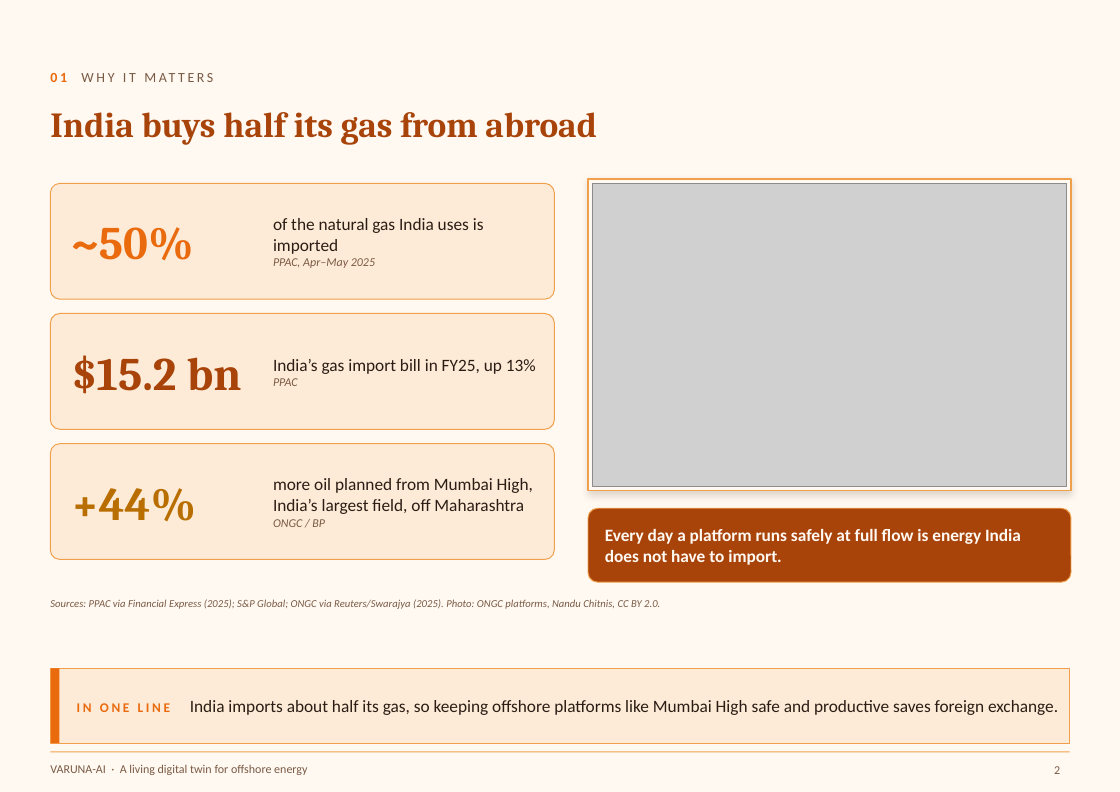
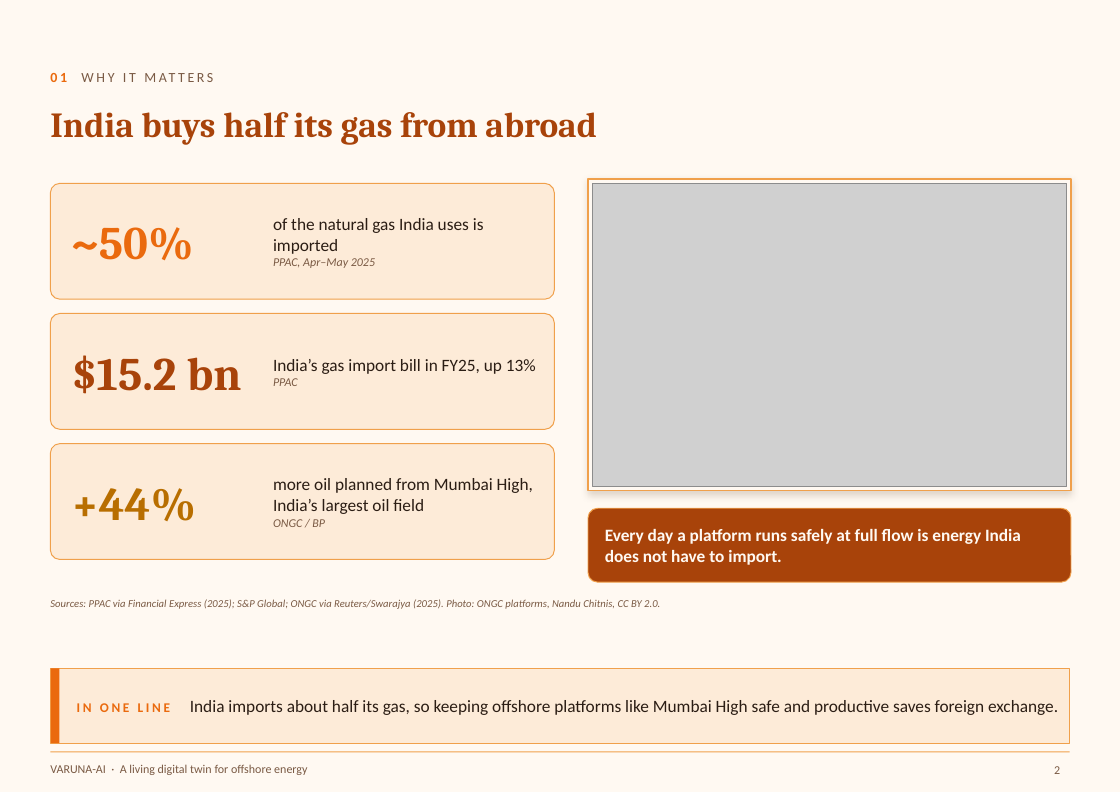
Before and after one commit to ChandanKarlekarV/Digital-Twin-, a slide deck: slide 2 of docs/presentation/VARUNA-AI_Governor_Deck_PRINT-A4.pptx. Drawn at 1120x792 pixels with LibreOffice and Linux fonts; fonts in the diff are those of the drawing; grey boxes stand for pictures. Boxes give left, top, right and bottom in pixels: in the first picture for what was removed or moved away, otherwise in the second. Text is boxed around its words. In the diff, an @@ line names an element or a change of style, - is before the commit and + after.

Commit message:
docs: impact slide and poster speak for India, not only Maharashtra

```diff
--- a/docs/presentation/VARUNA-AI_Governor_Deck_PRINT-A4.pptx
+++ b/docs/presentation/VARUNA-AI_Governor_Deck_PRINT-A4.pptx
@@ text at (273,478,533,514): text changed @@
-more oil planned from Mumbai High, India’s largest field, off Maharashtra
+more oil planned from Mumbai High, India’s largest oil field
```
Also in this commit, not shown: 1 other slide changed, 10 other files.
